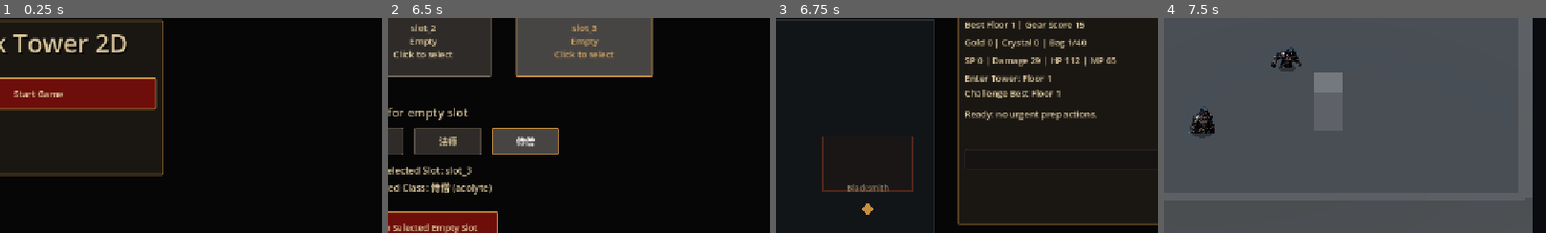
Above: before the commit, frames 1-4 (left to right).
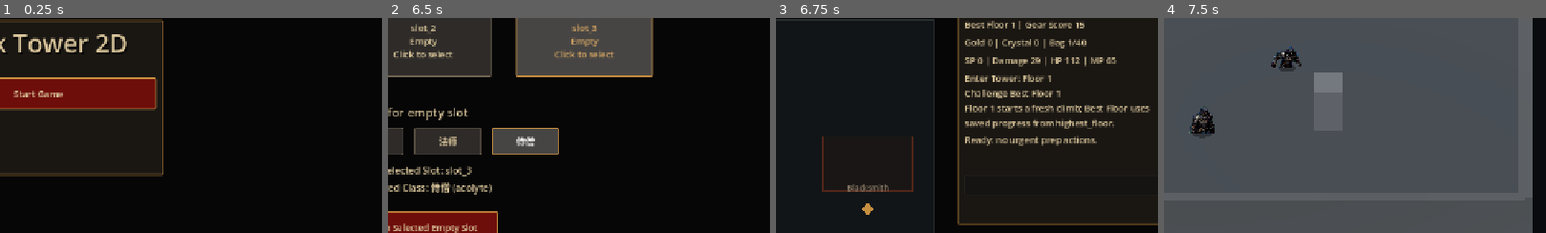
Above: after the commit, the same moments.

Repository: huhejie2009/dark-tower-2d-arpg
Game: Godot game, scene res://scenes/MainMenu.tscn
Two runs of this game, one before a commit and one after it. Both use one fixed random seed, a clock stepped at 60 frames per second and the inputs below.
Inputs:
- Up to frame 1 (0.25 s): no input
- Up to frame 2 (6.5 s): click "Start Game" at 0.5 s; click "slot_1 Empty Click to select" at 1.25 s; click "slot_2 Empty Click to select" at 2 s; click "slot_3 Empty Click to select" at 2.75 s; click "战士" at 3.5 s; click "游侠" at 4.25 s; click "法师" at 5 s; click "侍僧" at 5.75 s
- Up to frame 3 (6.75 s): click "Create In Selected Empty Slot" at 6.5 s
- Up to frame 4 (7.5 s): click "Enter Tower: Floor 1" at 7.25 s
The pictures show only the part of the screen within x 45-95%, y 23-73%; the shares and areas given below are measured in that part.

Frames 1-2 are identical in both runs. In frame 3, 3.4% of the frame differs, in the area x 49-98%, y 40-60%; in frame 4, nothing differs.

Commit message:
Clarify town tower start options

Diff:
--- a/scripts/app/Town.gd
+++ b/scripts/app/Town.gd
@@ -270,7 +270,7 @@
 	growth_summary = _make_prep_label("TownGrowthSummary")
 	box.add_child(growth_summary)
 	start_summary = _make_prep_label("TownStartSummary")
-	start_summary.custom_minimum_size = Vector2(320, 54)
+	start_summary.custom_minimum_size = Vector2(320, 78)
 	box.add_child(start_summary)
 	prep_recommendations = _make_prep_label("TownPrepRecommendations")
 	prep_recommendations.custom_minimum_size = Vector2(320, 64)
@@ -479,6 +479,19 @@
 	if not is_instance_valid(facility_window) or not facility_window.has_method("get_open_facility_id"):
 		return ""
 	return str(facility_window.call("get_open_facility_id"))
+
+func get_tower_start_snapshot_for_test() -> Dictionary:
+	var start_options := TowerRunStartServiceScript.build_start_options(player_data)
+	return {
+		"fresh_floor": int(start_options.get("fresh_floor", 1)),
+		"best_floor": int(start_options.get("best_floor", 1)),
+		"fresh_label": str(start_options.get("fresh_label", "")),
+		"best_label": str(start_options.get("best_label", "")),
+		"fresh_description": str(start_options.get("fresh_description", "")),
+		"best_description": str(start_options.get("best_description", "")),
+		"highest_floor_explanation": str(start_options.get("highest_floor_explanation", "")),
+		"start_summary_text": start_summary.text if is_instance_valid(start_summary) else "",
+	}
 
 func trigger_town_facility_action_for_test(facility_id: String, action_id: String) -> void:
 	_open_town_facility(facility_id)
--- a/scripts/data/TowerRunStartService.gd
+++ b/scripts/data/TowerRunStartService.gd
@@ -10,6 +10,10 @@
 		"best_floor": best_floor,
 		"fresh_label": "Enter Tower: Floor 1",
 		"best_label": "Challenge Best Floor %d" % best_floor,
+		"fresh_description": "Start a new climb from Floor 1. This does not erase saved progress.",
+		"best_description": "Challenge Floor %d from saved progress." % best_floor,
+		"highest_floor_explanation": "highest_floor is saved progression. current_floor is the active run floor.",
+		"explanation_text": "Floor 1 starts a fresh climb; Best Floor uses saved progress from highest_floor.",
 	}
 
 static func request_start_floor(floor: int) -> void:
--- a/scripts/data/TownPrepSummaryService.gd
+++ b/scripts/data/TownPrepSummaryService.gd
@@ -37,9 +37,11 @@
 		int(player_data.get("max_health", stats.get("max_health", 0))),
 		int(player_data.get("max_mana", stats.get("max_mana", 0))),
 	]
-	var start_text := "%s\n%s" % [
+	var start_explanation := str(start_options.get("explanation_text", "Floor 1 starts fresh; Best Floor uses saved progress."))
+	var start_text := "%s\n%s\n%s" % [
 		str(start_options.get("fresh_label", "Enter Tower: Floor 1")),
 		str(start_options.get("best_label", "Challenge Best Floor")),
+		start_explanation,
 	]
 	return {
 		"character_text": character_text,
@@ -47,6 +49,7 @@
 		"resource_text": resource_text,
 		"growth_text": growth_text,
 		"start_text": start_text,
+		"start_explanation_text": start_explanation,
 		"gear_score": gear_score,
 		"gold": gold,
 		"crystal": crystal,
--- a/tests/regression/regression_tower_run_start_service.gd
+++ b/tests/regression/regression_tower_run_start_service.gd
@@ -17,6 +17,9 @@
 	_expect(int(options.get("best_floor", 0)) == 42, "best run should expose saved best floor")
 	_expect(str(options.get("fresh_label", "")).contains("Floor 1"), "fresh label should be readable")
 	_expect(str(options.get("best_label", "")).contains("42"), "best label should include best floor")
+	_expect(str(options.get("fresh_description", "")).contains("new climb"), "fresh option should explain it starts a new climb")
+	_expect(str(options.get("best_description", "")).contains("saved progress"), "best option should explain saved progress")
+	_expect(str(options.get("highest_floor_explanation", "")).contains("highest_floor"), "start options should explain highest_floor")
 
 	TowerRunStartServiceScript.request_start_floor(42)
 	_expect(int(TowerRunStartServiceScript.consume_start_floor(player)) == 42, "requested best floor should be consumed once")
--- a/tests/regression/regression_town_prep_panel_contract.gd
+++ b/tests/regression/regression_town_prep_panel_contract.gd
@@ -50,6 +50,7 @@
 			_expect(str(growth.text).contains("SP 2"), "growth summary should include skill points")
 		if start != null:
 			_expect(str(start.text).contains("Floor 1") and str(start.text).contains("9"), "start summary should explain both start options")
+			_expect(str(start.text).contains("highest_floor"), "start summary should explain saved highest_floor")
 		if recommendations != null:
 			_expect(str(recommendations.text).contains("SP 2"), "recommendations should mention unspent skill points")
 		town.queue_free()
--- a/tests/regression/regression_town_prep_summary_service.gd
+++ b/tests/regression/regression_town_prep_summary_service.gd
@@ -27,6 +27,8 @@
 	_expect(str(summary.get("progress_text", "")).contains("Best Floor 12"), "summary should include best floor")
 	_expect(str(summary.get("start_text", "")).contains("Floor 1"), "summary should show fresh run start")
 	_expect(str(summary.get("start_text", "")).contains("12"), "summary should show best floor challenge")
+	_expect(str(summary.get("start_text", "")).contains("highest_floor"), "summary should explain saved highest_floor")
+	_expect(str(summary.get("start_explanation_text", "")).contains("saved progress"), "summary should expose readable start explanation")
 	_expect(str(summary.get("resource_text", "")).contains("Gold 88"), "summary should include inventory gold")
 	_expect(str(summary.get("growth_text", "")).contains("SP 3"), "summary should include skill points")
 	_expect(int(summary.get("gear_score", 0)) > 0, "summary should expose gear score")
--- a/tests/regression/regression_town_tower_start_options.gd
+++ b/tests/regression/regression_town_tower_start_options.gd
@@ -27,6 +27,12 @@
 			_expect(str(fresh_button.text).contains("Floor 1"), "main enter tower button should start a fresh floor 1 run")
 		if best_button != null:
 			_expect(str(best_button.text).contains("37"), "best floor button should show saved best floor")
+		_expect(town.has_method("get_tower_start_snapshot_for_test"), "town should expose tower start snapshot")
+		if town.has_method("get_tower_start_snapshot_for_test"):
+			var snapshot: Dictionary = Dictionary(town.call("get_tower_start_snapshot_for_test"))
+			_expect(str(snapshot.get("fresh_description", "")).contains("new climb"), "town snapshot should explain fresh run")
+			_expect(str(snapshot.get("best_description", "")).contains("saved progress"), "town snapshot should explain best floor")
+			_expect(str(snapshot.get("highest_floor_explanation", "")).contains("highest_floor"), "town snapshot should explain high-floor starts")
 		town.queue_free()
 		await process_frame
 
Not shown, changed: README.md
Not shown, added: docs/progress/2026-06-19-town-tower-start-clarity-progress.md
